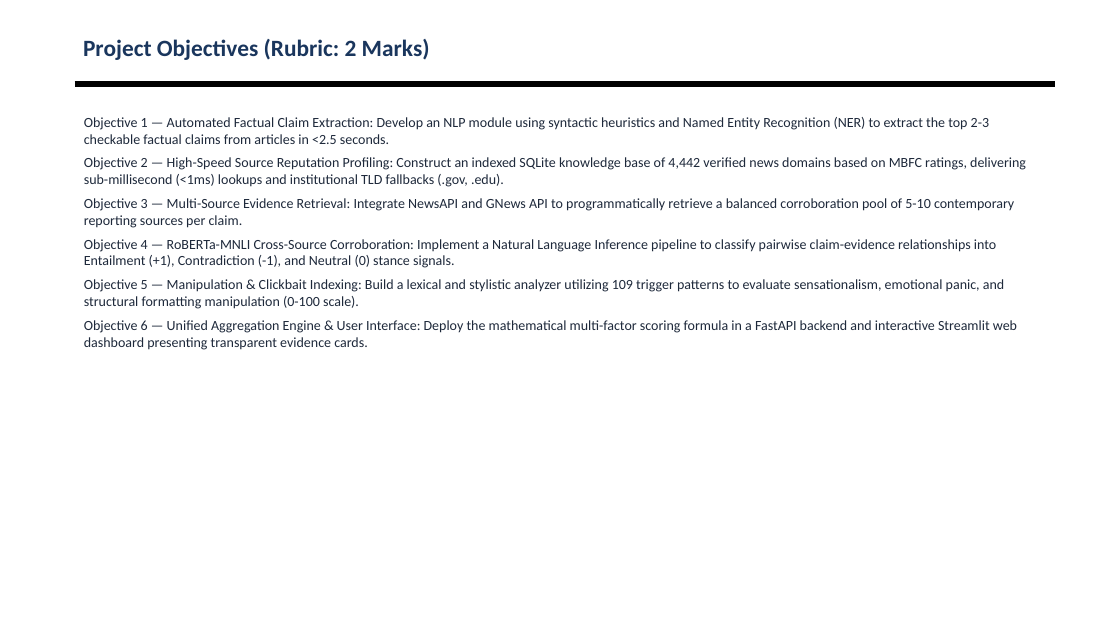
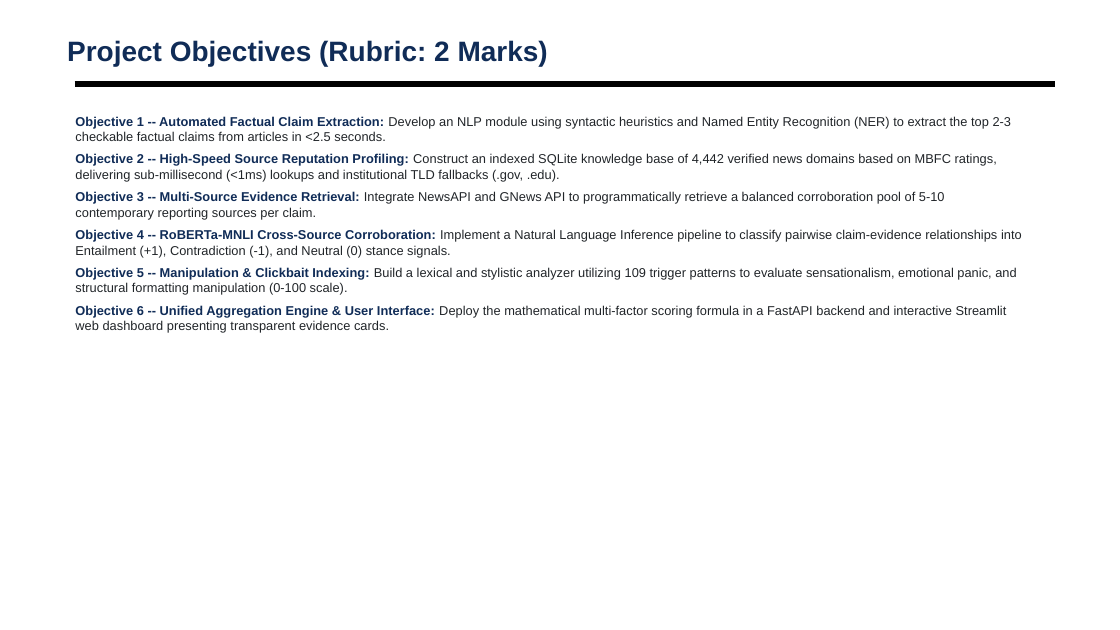
Before and after one commit to shubhamsapr5-eng/truth-lens, a slide deck: slide 8 of docs/AI_News_Credibility_Scorer_Review2.pptx. Drawn at 1120x630 pixels with LibreOffice and Linux fonts; fonts in the diff are those of the drawing; background and template pictures are left out. Boxes give left, top, right and bottom in pixels: in the first picture for what was removed or moved away, otherwise in the second. Text is boxed around its words. In the diff, an @@ line names an element or a change of style, - is before the commit and + after.

Commit message:
docs: add Review 2 presentation PPTX and build script

```diff
--- a/docs/AI_News_Credibility_Scorer_Review2.pptx
+++ b/docs/AI_News_Credibility_Scorer_Review2.pptx
@@ text "Project Objectives (Rubric: 2 Marks)": place and size @@
-text "Project Objectives (Rubric: 2 Marks)" at [83, 39, 430, 60]
+text "Project Objectives (Rubric: 2 Marks)" at [67, 40, 548, 66]
@@ text "Project Objectives (Rubric: 2 Marks)" at [67, 40, 548, 66]: size 20 to 24 pt, font Calibri to Arial, text colour #1A365D to #102C57; vertical alignment middle to top @@
@@ text at [75, 116, 1022, 333]: text changed; size 12 to 11 pt; font Calibri to Arial; text colour #1E293B to #212529 @@
-Objective 1 — Automated Factual Claim Extraction: Develop an NLP module using syntactic heuristics and Named Entity Recognition (NER) to extract the top 2-3 checkable factual claims from articles in <2.5 seconds.
-Objective 2 — High-Speed Source Reputation Profiling: Construct an indexed SQLite knowledge base of 4,442 verified news domains based on MBFC ratings, delivering sub-millisecond (<1ms) lookups and institutional TLD fallbacks (.gov, .edu).
-Objective 3 — Multi-Source Evidence Retrieval: Integrate NewsAPI and GNews API to programmatically retrieve a balanced corroboration pool of 5-10 contemporary reporting sources per claim.
-Objective 4 — RoBERTa-MNLI Cross-Source Corroboration: Implement a Natural Language Inference pipeline to classify pairwise claim-evidence relationships into Entailment (+1), Contradiction (-1), and Neutral (0) stance signals.
-Objective 5 — Manipulation & Clickbait Indexing: Build a lexical and stylistic analyzer utilizing 109 trigger patterns to evaluate sensationalism, emotional panic, and structural formatting manipulation (0-100 scale).
-Objective 6 — Unified Aggregation Engine & User Interface: Deploy the mathematical multi-factor scoring formula in a FastAPI backend and interactive Streamlit web dashboard presenting transparent evidence cards.
+Objective 1 -- Automated Factual Claim Extraction: Develop an NLP module using syntactic heuristics and Named Entity Recognition (NER) to extract the top 2-3 checkable factual claims from articles in <2.5 seconds.
+Objective 2 -- High-Speed Source Reputation Profiling: Construct an indexed SQLite knowledge base of 4,442 verified news domains based on MBFC ratings, delivering sub-millisecond (<1ms) lookups and institutional TLD fallbacks (.gov, .edu).
+Objective 3 -- Multi-Source Evidence Retrieval: Integrate NewsAPI and GNews API to programmatically retrieve a balanced corroboration pool of 5-10 contemporary reporting sources per claim.
+Objective 4 -- RoBERTa-MNLI Cross-Source Corroboration: Implement a Natural Language Inference pipeline to classify pairwise claim-evidence relationships into Entailment (+1), Contradiction (-1), and Neutral (0) stance signals.
+Objective 5 -- Manipulation & Clickbait Indexing: Build a lexical and stylistic analyzer utilizing 109 trigger patterns to evaluate sensationalism, emotional panic, and structural formatting manipulation (0-100 scale).
+Objective 6 -- Unified Aggregation Engine & User Interface: Deploy the mathematical multi-factor scoring formula in a FastAPI backend and interactive Streamlit web dashboard presenting transparent evidence cards.
```
Also in this commit, not shown: 13 other slides changed, 1 other file.
